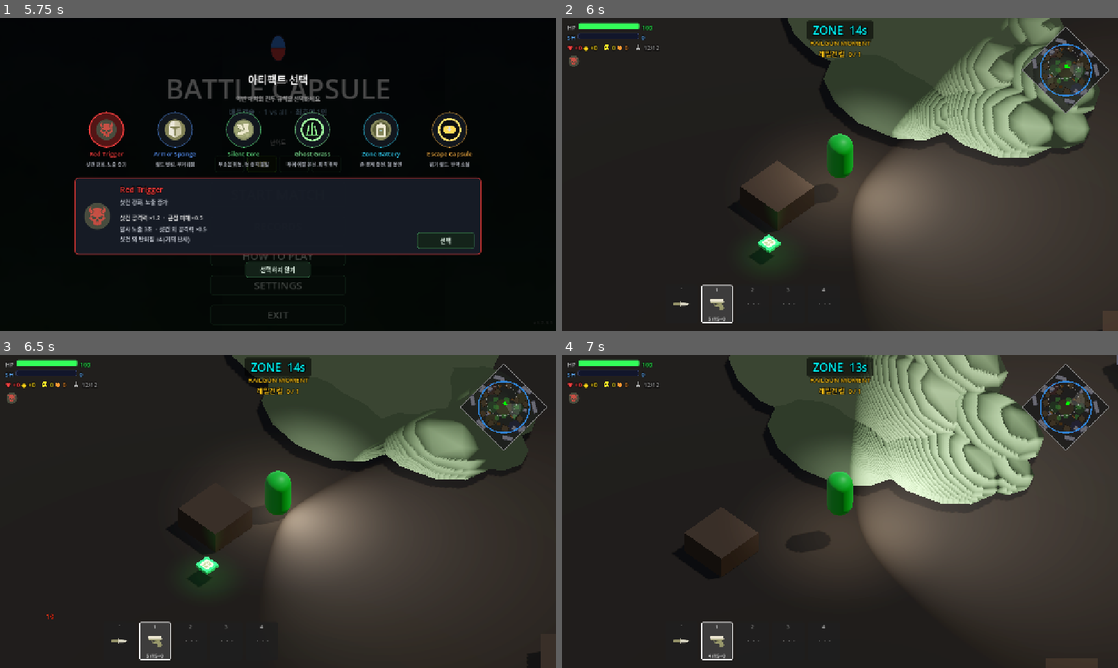
Above: before the commit, frames 1-4 (two rows, left to right).
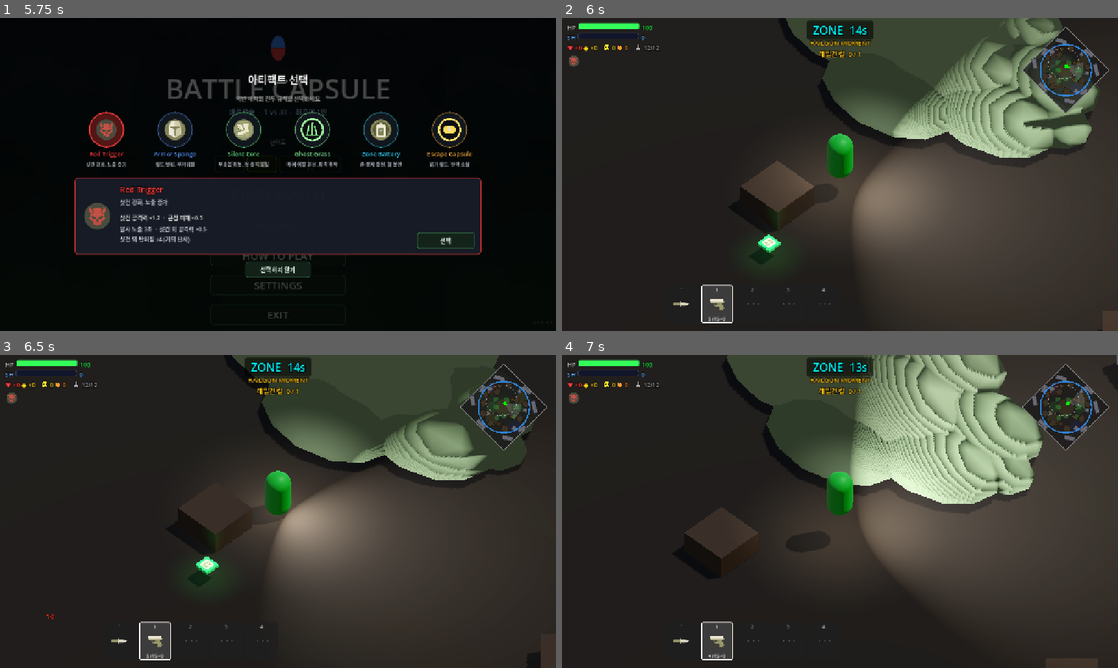
Above: after the commit, the same moments.

Repository: Kyulhee/battle-capsule
Game: Godot game, scene res://src/Main.tscn
Same seed, same stepped clock (60 frames per second), same inputs: the game is played once before the commit and once after it.
Inputs (mouse positions are in pixels of both pictures, inside the frame that each line leads up to):
- Up to frame 1 (5.75 s): click "START MATCH" at 0.5 s; click "START MATCH" at 1.25 s; click "쉬움" at 2 s; click "보통" at 2.75 s; click "어려움" at 3.5 s; click "지옥" at 4.25 s; click "RECORDS" at 5 s
- Up to frame 2 (6 s): click "선택" at 5.75 s
- Up to frame 3 (6.5 s): no input
- Up to frame 4 (7 s): tap Enter at 6.5 s; move the mouse to (962, 495) at 6.52 s; hold D (ui_right) from 6.53 s (still down); tap F (interact) at 6.6 s; click (962, 495) at 6.67 s; tap Space at 6.77 s

Frame 1 is identical in both runs. In frame 2, 4.3% of the frame differs, in the area x 40-97%, y 0-45%; in frame 3, 0.7%; in frame 4, 5.7%, in the area x 29-87%, y 0-48%.

Commit message:
fix: restore bush interaction feedback

Diff:
--- a/src/entities/Entity.gd
+++ b/src/entities/Entity.gd
@@ -26,6 +26,7 @@
 var is_in_bush: bool = false
 var stealth_modifier: float = 1.0
 var reveal_timer: float = 0.0
+var _bush_areas: Array = []
 
 # Perception
 var perception_meters: Dictionary = {}
@@ -67,7 +68,7 @@
 		if not perception_meters.has(target): perception_meters[target] = 0.0
 		var before = float(perception_meters[target])
 		if _can_i_see(target):
-			var dwell = target.stats.dwell_time_bush if target.is_in_bush else target.stats.dwell_time_open
+			var dwell := _perception_dwell_for(target)
 			perception_meters[target] = clamp(perception_meters[target] + (delta / dwell), 0.0, 1.0)
 		else:
 			var decay = stats.detection_decay if perception_meters[target] >= 1.0 else 0.2
@@ -84,9 +85,18 @@
 		var target_diff = (target.global_position - global_position).normalized()
 		if rad_to_deg(acos(clamp(my_forward.dot(target_diff), -1.0, 1.0))) > (stats.fov_angle / 2.0):
 			return false
-	var effective_range = stats.vision_range * target.stealth_modifier
+	var same_bush := is_in_same_bush_as(target)
+	if target.is_in_bush and not same_bush and target.reveal_timer <= 0.0 and dist > stats.fov_near_range:
+		return false
+	var target_stealth := 1.0 if same_bush or target.reveal_timer > 0.0 else target.stealth_modifier
+	var effective_range = stats.vision_range * target_stealth
 	if dist > effective_range and dist > stats.fov_near_range: return false
 	return has_los_to(target)
+
+func _perception_dwell_for(target: Entity) -> float:
+	if target.is_in_bush and not is_in_same_bush_as(target):
+		return target.stats.dwell_time_bush
+	return target.stats.dwell_time_open
 
 # Legacy compatibility: kept so old code calling can_be_seen_by still works
 func can_be_seen_by(viewer: Entity) -> bool:
@@ -139,6 +149,34 @@
 
 func set_in_bush(value: bool):
 	is_in_bush = value
+	if not value:
+		_bush_areas.clear()
+
+func enter_bush(bush_area: Node) -> void:
+	if bush_area != null and not _bush_areas.has(bush_area):
+		_bush_areas.append(bush_area)
+	set_in_bush(not _bush_areas.is_empty())
+
+func exit_bush(bush_area: Node) -> void:
+	if bush_area != null:
+		_bush_areas.erase(bush_area)
+	_clean_bush_areas()
+	set_in_bush(not _bush_areas.is_empty())
+
+func is_in_same_bush_as(target: Entity) -> bool:
+	if target == null or not is_in_bush or not target.is_in_bush:
+		return false
+	_clean_bush_areas()
+	target._clean_bush_areas()
+	for bush_area in _bush_areas:
+		if target._bush_areas.has(bush_area):
+			return true
+	return false
+
+func _clean_bush_areas() -> void:
+	for i in range(_bush_areas.size() - 1, -1, -1):
+		if not is_instance_valid(_bush_areas[i]):
+			_bush_areas.remove_at(i)
 
 # should_rotate: if false, velocity is applied but rotation is NOT changed.
 # Use this for strafing while manually controlling facing direction.
--- a/src/environment/Bush.gd
+++ b/src/environment/Bush.gd
@@ -1,13 +1,126 @@
 extends Area3D
+
+const RUSTLE_DECAY := 2.4
+const RUSTLE_MOVEMENT_THRESHOLD := 0.65
+
+var _catalog_visual_active := false
+var _local_player_inside := false
+var _occupants: Array = []
+var _rustle_amount := 0.0
+var _feedback_material: StandardMaterial3D = null
+
+@onready var _feedback_mesh := $MeshInstance3D as MeshInstance3D
 
 func _ready():
 	body_entered.connect(_on_body_entered)
 	body_exited.connect(_on_body_exited)
+	if get_node_or_null("CatalogPropVisual") != null:
+		_catalog_visual_active = true
+	_configure_feedback_mesh()
 
 func _on_body_entered(body):
-	if body.has_method("set_in_bush"):
+	if not _occupants.has(body):
+		_occupants.append(body)
+	if body.has_method("enter_bush"):
+		body.enter_bush(self)
+	elif body.has_method("set_in_bush"):
 		body.set_in_bush(true)
+	_update_local_player_inside()
+	_kick_rustle(1.0)
 
 func _on_body_exited(body):
-	if body.has_method("set_in_bush"):
+	_occupants.erase(body)
+	if body.has_method("exit_bush"):
+		body.exit_bush(self)
+	elif body.has_method("set_in_bush"):
 		body.set_in_bush(false)
+	_update_local_player_inside()
+	_kick_rustle(0.65)
+
+func set_catalog_visual_active(active: bool) -> void:
+	_catalog_visual_active = active
+	_configure_feedback_mesh()
+	_update_feedback_visibility()
+
+func debug_state() -> Dictionary:
+	return {
+		"catalog_visual_active": _catalog_visual_active,
+		"local_player_inside": _local_player_inside,
+		"occupants": _occupants.size(),
+		"rustle_amount": _rustle_amount,
+		"feedback_visible": _feedback_mesh != null and _feedback_mesh.visible,
+	}
+
+func _process(delta: float) -> void:
+	_clean_occupants()
+	for body in _occupants:
+		if body is CharacterBody3D and body.velocity.length() > RUSTLE_MOVEMENT_THRESHOLD:
+			_kick_rustle(0.45)
+			break
+	_apply_rustle(delta)
+
+func _configure_feedback_mesh() -> void:
+	if _feedback_mesh == null:
+		_feedback_mesh = get_node_or_null("MeshInstance3D") as MeshInstance3D
+	if _feedback_mesh == null:
+		return
+	if _catalog_visual_active:
+		_feedback_mesh.cast_shadow = GeometryInstance3D.SHADOW_CASTING_SETTING_OFF
+		if _feedback_material == null:
+			_feedback_material = StandardMaterial3D.new()
+			_feedback_material.transparency = BaseMaterial3D.TRANSPARENCY_ALPHA
+			_feedback_material.albedo_color = Color(0.03, 0.07, 0.035, 0.42)
+			_feedback_material.roughness = 1.0
+		_feedback_mesh.set_surface_override_material(0, _feedback_material)
+		_update_feedback_visibility()
+	else:
+		_feedback_mesh.visible = true
+
+func _update_feedback_visibility() -> void:
+	if _feedback_mesh == null:
+		return
+	if _catalog_visual_active:
+		_feedback_mesh.visible = _local_player_inside
+	else:
+		_feedback_mesh.visible = true
+
+func _update_local_player_inside() -> void:
+	_local_player_inside = false
+	_clean_occupants()
+	for body in _occupants:
+		if body.is_in_group("players"):
+			_local_player_inside = true
+			break
+	_update_feedback_visibility()
+
+func _clean_occupants() -> void:
+	for i in range(_occupants.size() - 1, -1, -1):
+		if not is_instance_valid(_occupants[i]):
+			_occupants.remove_at(i)
+
+func _kick_rustle(amount: float) -> void:
+	_rustle_amount = clampf(maxf(_rustle_amount, amount), 0.0, 1.0)
+
+func _apply_rustle(delta: float) -> void:
+	var visual := _get_rustle_visual()
+	if visual == null:
+		return
+	if _rustle_amount <= 0.001:
+		visual.scale = Vector3.ONE
+		visual.rotation.x = 0.0
+		visual.rotation.z = 0.0
+		return
+
+	var phase := Time.get_ticks_msec() * 0.018 + float(get_instance_id() % 23)
+	var sway := sin(phase) * _rustle_amount
+	var lift: float = abs(cos(phase * 0.8)) * _rustle_amount
+	visual.scale = Vector3(1.0 + sway * 0.025, 1.0 + lift * 0.055, 1.0 - sway * 0.02)
+	visual.rotation.x = cos(phase * 0.7) * _rustle_amount * 0.035
+	visual.rotation.z = sway * 0.035
+	_rustle_amount = move_toward(_rustle_amount, 0.0, delta * RUSTLE_DECAY)
+
+func _get_rustle_visual() -> Node3D:
+	var catalog_visual := get_node_or_null("CatalogPropVisual") as Node3D
+	if catalog_visual:
+		return catalog_visual
+	return _feedback_mesh
--- a/src/maps/WorldBuilder.gd
+++ b/src/maps/WorldBuilder.gd
@@ -106,7 +106,10 @@
 	visual.set_meta("prop_id", prop_id)
 	_disable_collision_nodes(visual)
 	root.add_child(visual)
-	_set_default_bush_mesh_visible(root, false)
+	if root.has_method("set_catalog_visual_active"):
+		root.set_catalog_visual_active(true)
+	else:
+		_set_default_bush_mesh_visible(root, false)
 	return true
 
 func _instantiate_prop_visual(asset_catalog, prop_id: String) -> Node3D:
--- /dev/null
+++ b/tools/verify_bush_interaction.gd
@@ -0,0 +1,111 @@
+extends SceneTree
+
+
+func _init():
+	call_deferred("_run")
+
+
+func _run():
+	var entity_script = load("res://src/entities/Entity.gd")
+	var stats_script = load("res://src/core/StatsData.gd")
+	var bush_scene = load("res://src/environment/Bush.tscn")
+
+	var viewer = _make_entity(entity_script, stats_script, "Viewer", Vector3(0, 0, 0))
+	var target = _make_entity(entity_script, stats_script, "Target", Vector3(0, 0, -10))
+	root.add_child(viewer)
+	root.add_child(target)
+
+	var bush_a := Node.new()
+	var bush_b := Node.new()
+	root.add_child(bush_a)
+	root.add_child(bush_b)
+
+	target.enter_bush(bush_a)
+	target.stealth_modifier = 0.2
+	if viewer._can_i_see(target):
+		_fail("Outside viewer saw an unrevealed target hidden in a bush beyond near range.")
+		return
+
+	viewer.enter_bush(bush_a)
+	if not viewer._can_i_see(target):
+		_fail("Viewer did not see target while both were inside the same bush.")
+		return
+	if absf(viewer._perception_dwell_for(target) - target.stats.dwell_time_open) > 0.001:
+		_fail("Same-bush perception did not use open dwell time.")
+		return
+
+	viewer.exit_bush(bush_a)
+	viewer.enter_bush(bush_b)
+	if viewer._can_i_see(target):
+		_fail("Viewer in a different bush saw an unrevealed target hidden in another bush.")
+		return
+
+	target.reveal(2.0)
+	if not viewer._can_i_see(target):
+		_fail("Revealed bush target was not visible from outside.")
+		return
+
+	var bush = bush_scene.instantiate()
+	root.add_child(bush)
+	var catalog_visual := Node3D.new()
+	catalog_visual.name = "CatalogPropVisual"
+	bush.add_child(catalog_visual)
+	bush.set_catalog_visual_active(true)
+	var feedback_mesh := bush.get_node_or_null("MeshInstance3D") as MeshInstance3D
+	if feedback_mesh == null:
+		_fail("Bush has no feedback mesh.")
+		return
+	if feedback_mesh.visible:
+		_fail("Catalog bush feedback mesh should start hidden until the player enters.")
+		return
+
+	var player = _make_entity(entity_script, stats_script, "Player", bush.global_position)
+	player.add_to_group("players")
+	root.add_child(player)
+	bush._on_body_entered(player)
+	var entered_state: Dictionary = bush.debug_state()
+	if not player.is_in_bush:
+		_fail("Bush enter did not set player is_in_bush.")
+		return
+	if not bool(entered_state.get("local_player_inside", false)):
+		_fail("Bush did not track local player occupancy.")
+		return
+	if not bool(entered_state.get("feedback_visible", false)):
+		_fail("Bush feedback mesh did not become visible for player occupancy.")
+		return
+	if float(entered_state.get("rustle_amount", 0.0)) <= 0.0:
+		_fail("Bush enter did not kick rustle feedback.")
+		return
+
+	bush._on_body_exited(player)
+	var exited_state: Dictionary = bush.debug_state()
+	if player.is_in_bush:
+		_fail("Bush exit did not clear player is_in_bush.")
+		return
+	if bool(exited_state.get("local_player_inside", false)):
+		_fail("Bush kept local player occupancy after exit.")
+		return
+	if bool(exited_state.get("feedback_visible", false)):
+		_fail("Bush feedback mesh stayed visible after player exit.")
+		return
+
+	print("Bush interaction smoke passed.")
+	quit(0)
+
+
+func _make_entity(entity_script: Script, stats_script: Script, entity_name: String, pos: Vector3):
+	var entity = entity_script.new()
+	entity.name = entity_name
+	entity.stats = stats_script.new()
+	entity.stats.vision_range = 25.0
+	entity.stats.fov_near_range = 5.0
+	entity.stats.fov_angle = 120.0
+	entity.stats.dwell_time_open = 0.3
+	entity.stats.dwell_time_bush = 0.8
+	entity.position = pos
+	return entity
+
+
+func _fail(message: String) -> void:
+	push_error(message)
+	quit(1)
Not shown, changed: docs/DEVLOG.md
Not shown, changed: docs/MASTERPLAN.md
Not shown, changed: docs/TESTING.md
Not shown, changed: docs/devlog/v1.12.md
